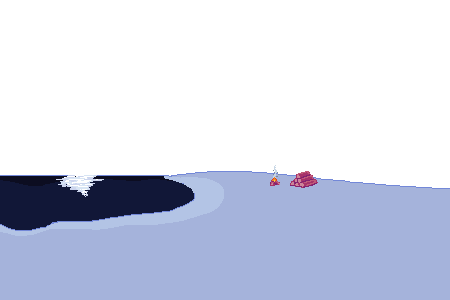
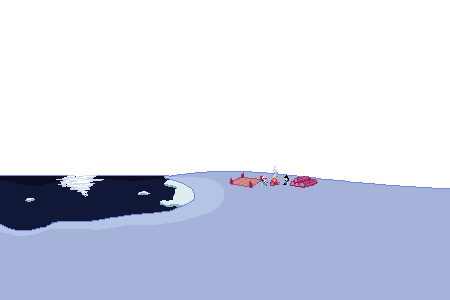
Two versions of the same layered image (w=450, h=300). Layer-by-layer changes:
added layer "02" above "01" over [left=25, top=172, right=315, bottom=207]
hid "01" over [left=283, top=171, right=315, bottom=185]
painted on "Layer 0" over [left=164, top=176, right=194, bottom=193]
